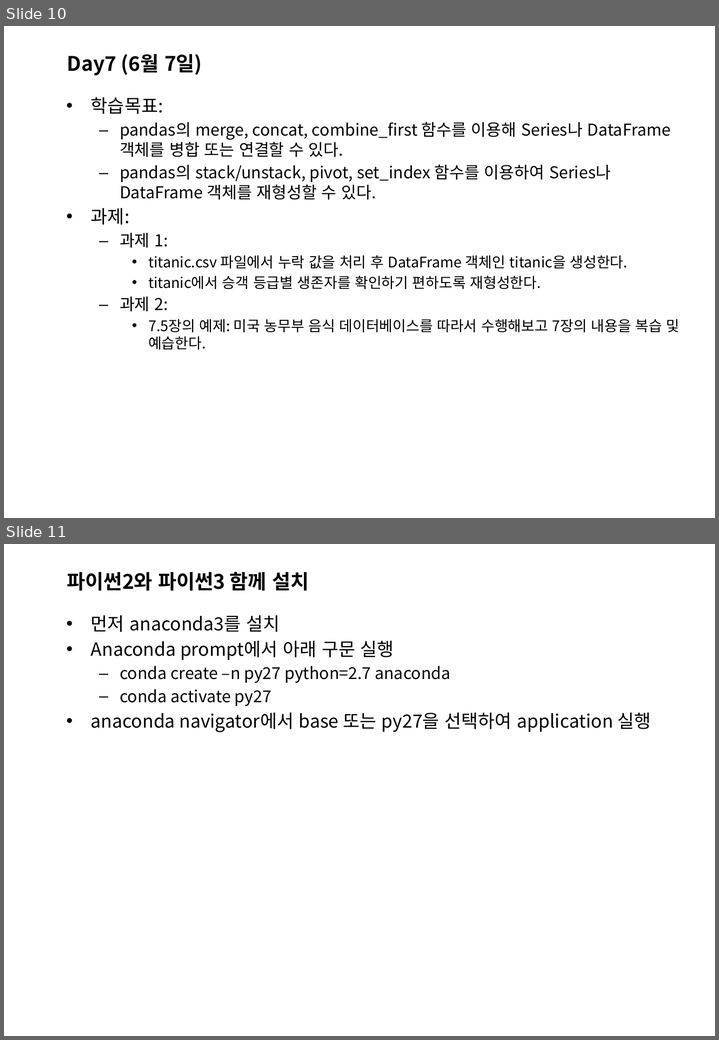
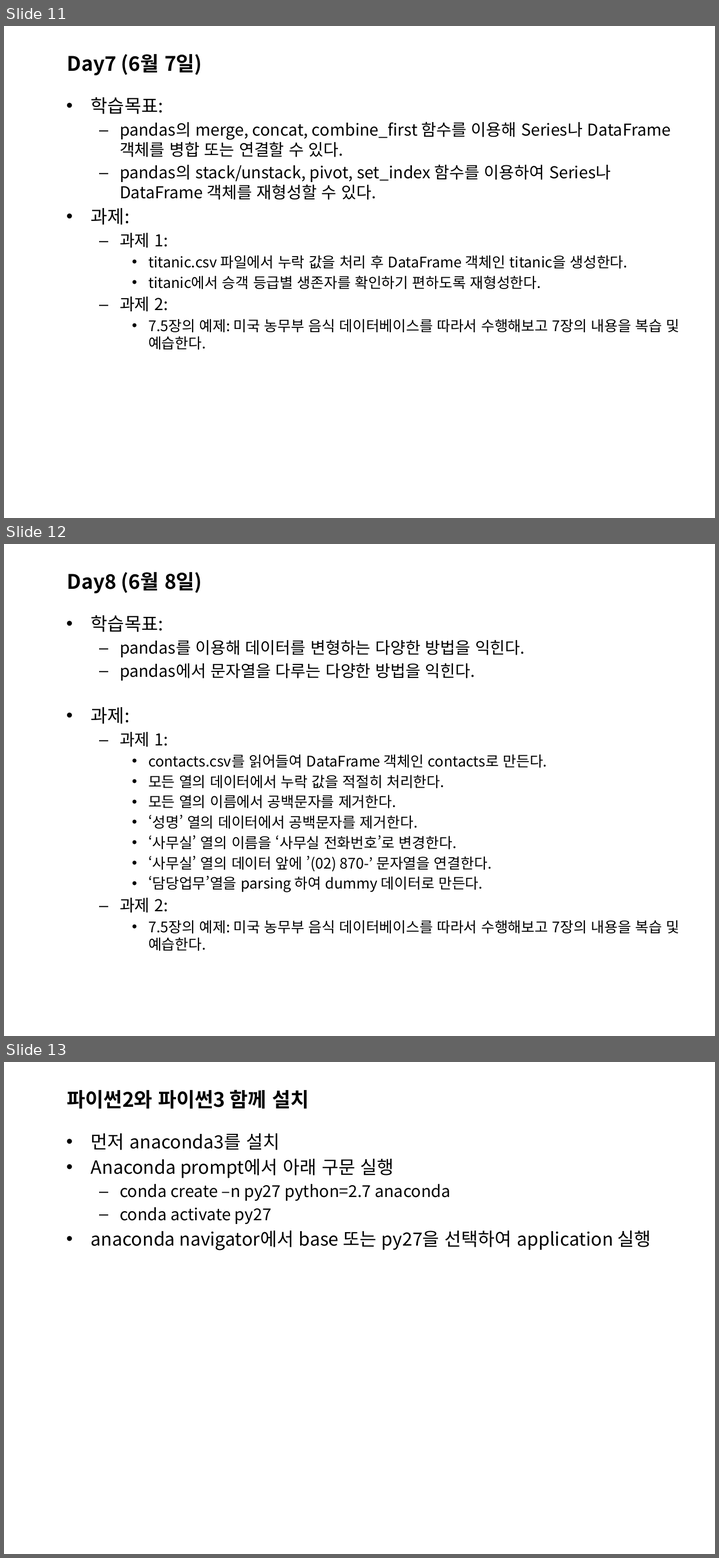
Before and after one commit to sulheebaek/DAPython, a slide deck: 한2018_파이썬을 활용한 데이터 분석_강의개요.pptx. Shown one above the other, each under a label of ours: slides 10 and 11 before the commit, slides 11, 12 and 13 after it. The pictures are 719x1040 and 719x1558 pixels, drawn with LibreOffice and Linux fonts; fonts in the diff are those of the drawing; background and template pictures are left out. Boxes give left, top, right and bottom in pixels: in the first picture for what was removed or moved away, otherwise in the second. Text is boxed around its words. In the diff, an @@ line names an element or a change of style, - is before the commit and + after.

Commit message:
Added Day8 assignments

```diff
--- a/한2018_파이썬을 활용한 데이터 분석_강의개요.pptx
+++ b/한2018_파이썬을 활용한 데이터 분석_강의개요.pptx
@@ slide 12 added at (4,544,715,1036), background picture (left out) @@
@@ title added at (67,572,202,594), 22 pt, text #000000, bold @@
+Day8 (6월 8일)
@@ text added at (91,615,680,951), 16 pt, text #000000 @@
+• 학습목표:
+  – pandas를 이용해 데이터를 변형하는 다양한 방법을 익힌다.
+  – pandas에서 문자열을 다루는 다양한 방법을 익힌다.
+• 과제:
+  – 과제 1:
+    • contacts.csv를 읽어들여 DataFrame 객체인 contacts로 만든다.
+    • 모든 열의 데이터에서 누락 값을 적절히 처리한다.
+    • 모든 열의 이름에서 공백문자를 제거한다.
+    • ‘성명’ 열의 데이터에서 공백문자를 제거한다.
+    • ‘사무실’ 열의 이름을 ‘사무실 전화번호’로 변경한다.
+    • ‘사무실’ 열의 데이터 앞에 ’(02) 870-’ 문자열을 연결한다.
+    • ‘담당업무’열을 parsing 하여 dummy 데이터로 만든다.
+  – 과제 2:
+    • 7.5장의 예제: 미국 농무부 음식 데이터베이스를 따라서 수행해보고 7장의 내용을 복습 및 예습한다.
@@ what was slide 10 is now slide 11 @@
@@ what was slide 11 is now slide 13 @@
```
